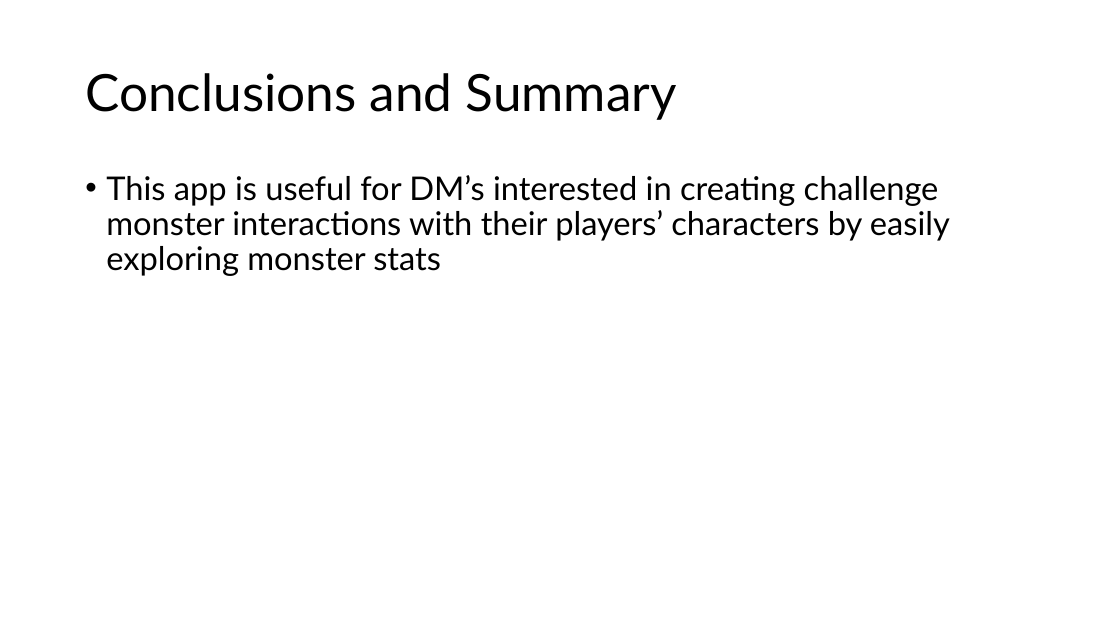
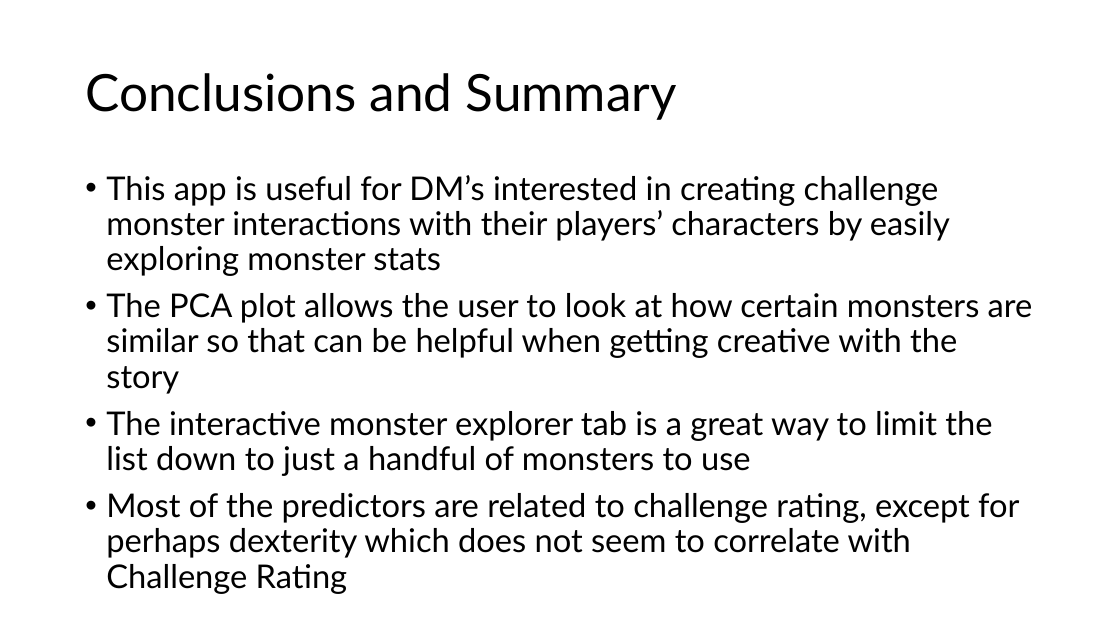
Before and after one commit to odelmas-sci/824-final, a slide deck: slide 21 of Monsters of Dungeons and Dragons.pptx. Drawn at 1120x630 pixels with LibreOffice and Linux fonts; fonts in the diff are those of the drawing. Boxes give left, top, right and bottom in pixels: in the first picture for what was removed or moved away, otherwise in the second. Text is boxed around its words. In the diff, an @@ line names an element or a change of style, - is before the commit and + after.

```diff
--- a/Monsters of Dungeons and Dragons.pptx
+++ b/Monsters of Dungeons and Dragons.pptx
@@ text at [106,293,1033,558]: paragraphs added @@
+• The PCA plot allows the user to look at how certain monsters are similar so that can be helpful when getting creative with the story
+• The interactive monster explorer tab is a great way to limit the list down to just a handful of monsters to use
+• Most of the predictors are related to challenge rating, except for perhaps dexterity which does not seem to correlate with Challenge Rating
```
Also in this commit, not shown: 13 other slides changed, 1 slide added.
